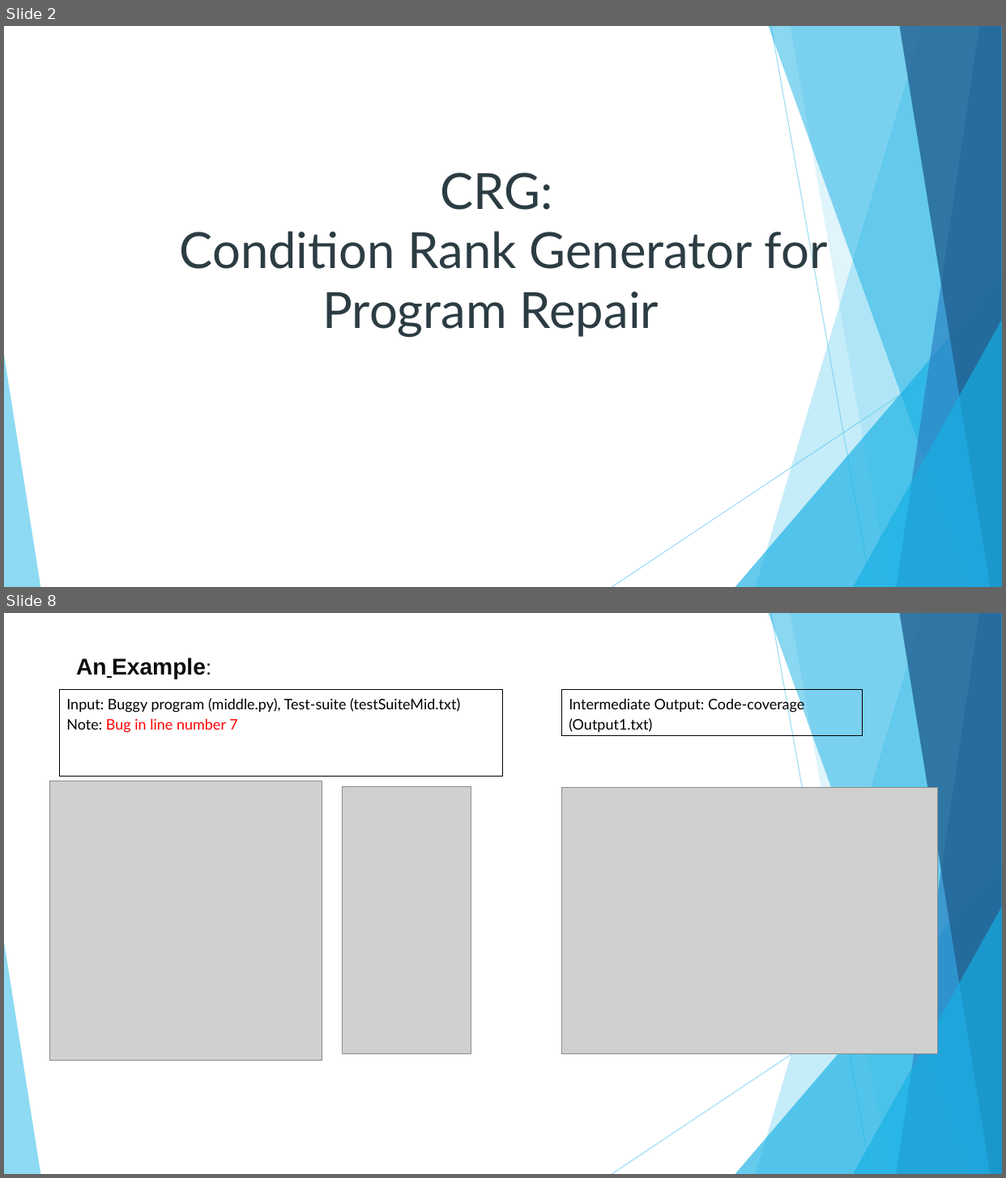
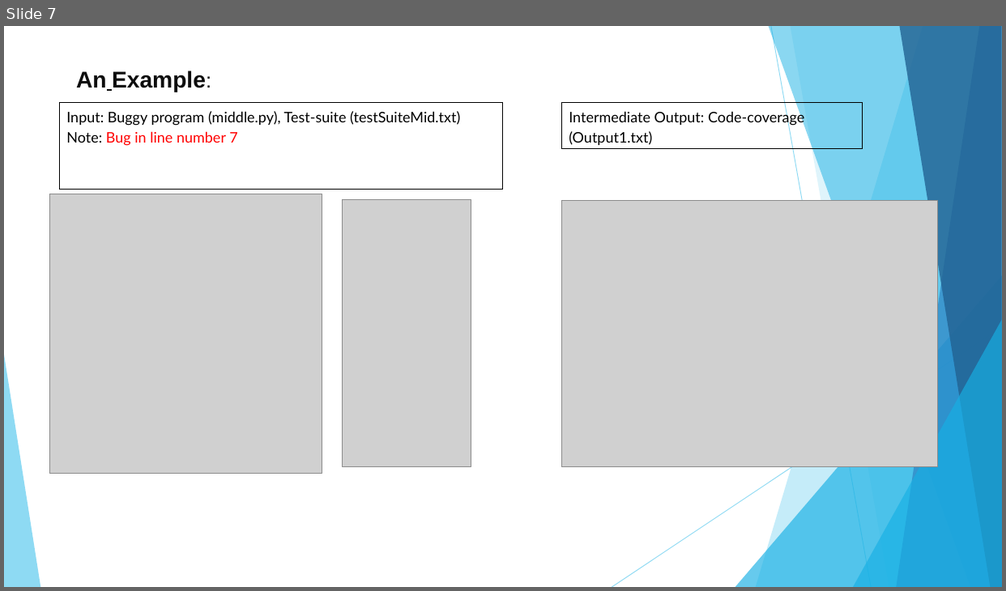
Before and after one commit to Neeraj921721/FYP, a slide deck: Docs/FYP PRESENTATION.pptx. Shown one above the other, each under a label of ours: slides 2 and 8 before the commit, slide 7 after it; the slides between them are not shown. The pictures are 1006x1178 and 1006x591 pixels, drawn with LibreOffice and Linux fonts; fonts in the diff are those of the drawing; grey boxes stand for pictures. Boxes give left, top, right and bottom in pixels: in the first picture for what was removed or moved away, otherwise in the second. Text is boxed around its words. In the diff, an @@ line names an element or a change of style, - is before the commit and + after.

```diff
--- a/Docs/FYP PRESENTATION.pptx
+++ b/Docs/FYP PRESENTATION.pptx
@@ slide 2 removed at (4,26,1002,587), background #FFFFFF; not listed: 10 template elements that a slide beside it also shows @@
@@ text removed at (180,173,828,338) @@
-CRG:
-Condition Rank Generator for Program Repair
@@ what was slide 8 is now slide 7 @@
```
Also in this commit, not shown: 18 slides changed, 2 slides added, 2 other files.
